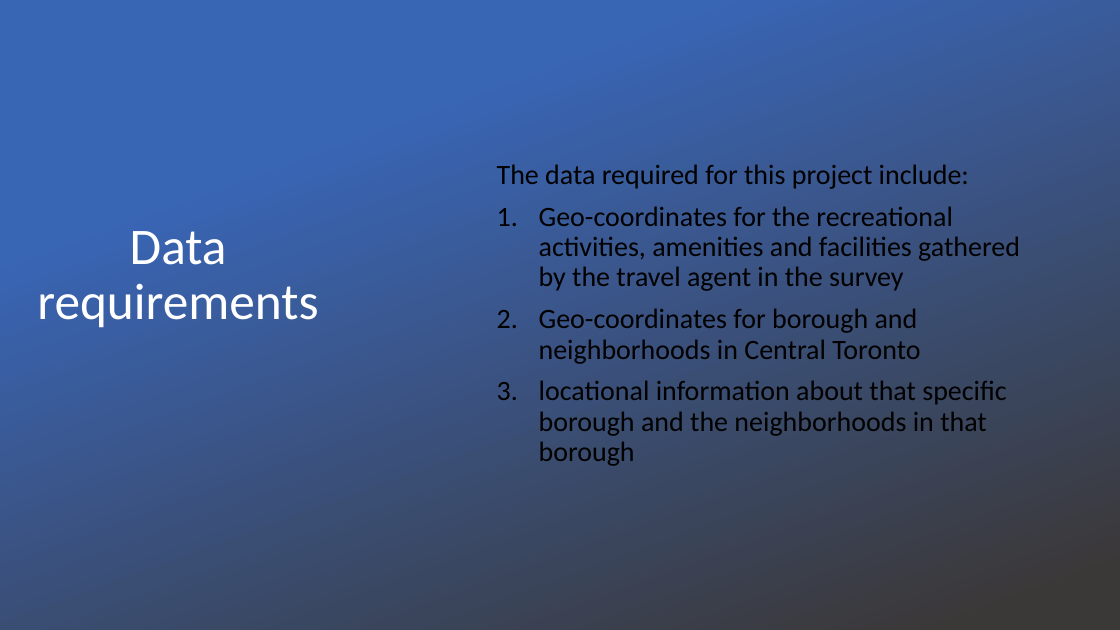
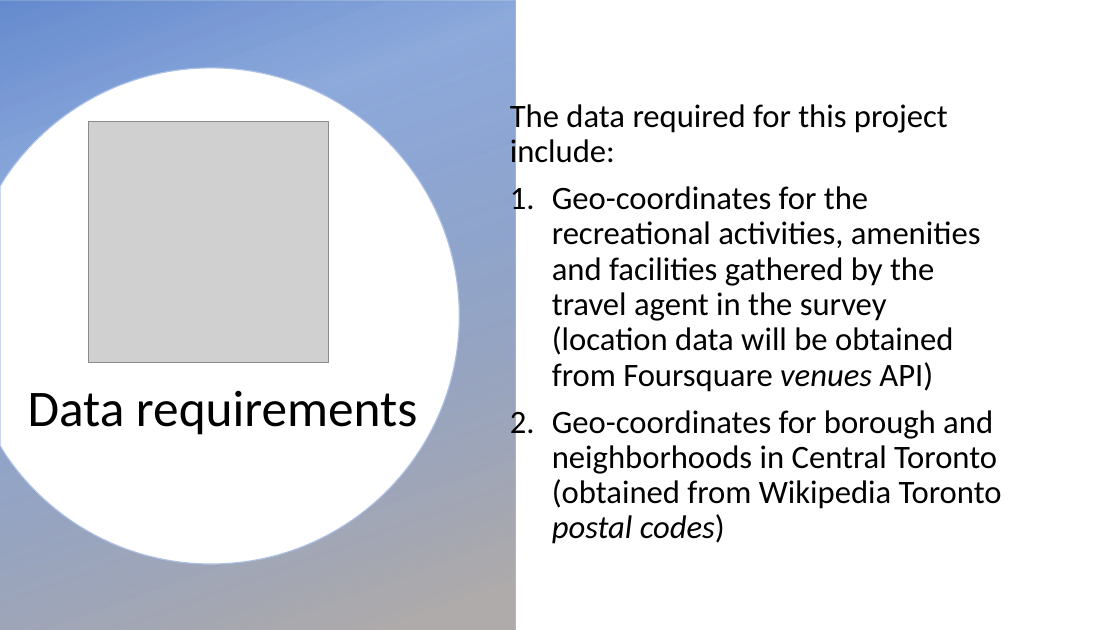
Before and after one commit to wgova/Coursera_Capstone, a slide deck: slide 4 of Business problem.pptx (slide 3 before the commit). Drawn at 1120x630 pixels with LibreOffice and Linux fonts; fonts in the diff are those of the drawing; grey boxes stand for pictures; background and template pictures are left out. Boxes give left, top, right and bottom in pixels: in the first picture for what was removed or moved away, otherwise in the second. Text is boxed around its words. In the diff, an @@ line names an element or a change of style, - is before the commit and + after.

```diff
--- a/Business problem.pptx
+++ b/Business problem.pptx
@@ rectangle removed at (0, 0, 1120, 630) @@
@@ rectangle added at (0, 0, 516, 630), fill gradient #4472C4 to #AFABAB @@
@@ freeform shape added at (0, 68, 460, 565), fill #FFFFFF, outline #C5C3C3 1 pt @@
@@ text "The data required for this ...": place and size @@
-text "The data required for this ..." at (497, 164, 1020, 466)
+text "The data required for this ..." at (510, 100, 1002, 544)
@@ text at (510, 100, 948, 171): size 24 to 28 pt in "The data required for this project include:" @@
@@ picture added at (88, 122, 329, 362) @@
@@ text at (552, 186, 1002, 544): text changed; size 24 to 28 pt @@
-1. Geo-coordinates for the recreational activities, amenities and facilities gathered by the travel agent in the survey
-2. Geo-coordinates for borough and neighborhoods in Central Toronto
-3. locational information about that specific borough and the neighborhoods in that borough
+1. Geo-coordinates for the recreational activities, amenities and facilities gathered by the travel agent in the survey (location data will be obtained from Foursquare venues API)
+2. Geo-coordinates for borough and neighborhoods in Central Toronto (obtained from Wikipedia Toronto postal codes)
@@ title "Data requirements": place and size @@
-title "Data requirements" at (37, 231, 318, 328)
+title "Data requirements" at (28, 390, 417, 435)
@@ title "Data requirements" at (28, 390, 417, 435): text colour #FFFFFF to #000000; alignment centre to left @@
```
Also in this commit, not shown: 1 other slide changed, 3 slides added, 2 slides removed, 2 other files.
